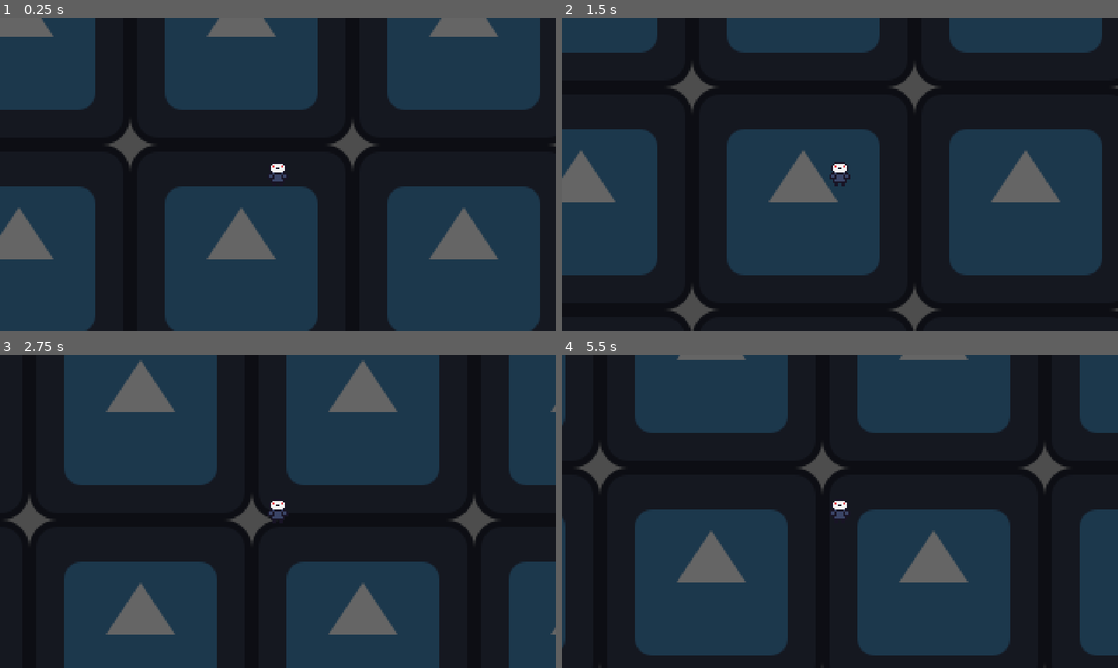
Above: before the commit, frames 1-4 (two rows, left to right).
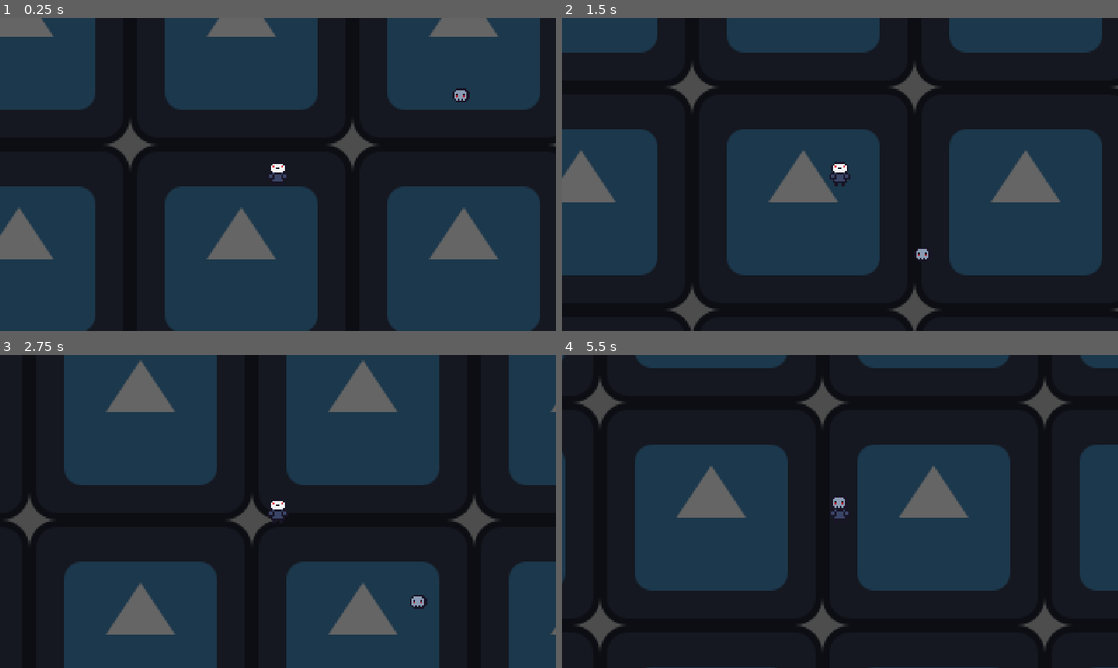
Above: after the commit, the same moments.

Repository: hanssantos02/the-under-forge
Game: Godot game, scene res://scenes/main.tscn
The game is run twice, just before and just after one commit, with the same random seed, the same clock (stepped at 60 frames per second) and the same inputs. The engine's default icon, where the game draws it, is replaced by a stand-in: a white triangle on a blue panel in a dark square.
Inputs:
- Up to frame 1 (0.25 s): no input
- Up to frame 2 (1.5 s): hold W (move_up) from 0.53 s (still down)
- Up to frame 3 (2.75 s): release W (move_up) at 2.03 s; hold A (move_left) from 2.03 s (still down)
- Up to frame 4 (5.5 s): release A (move_left) at 3.53 s; hold S (move_down) 3.53-4.28 s; hold D (move_right) 4.28-5.03 s; hold W (move_up) from 5.03 s (still down)

The runs differ from the first frame. In frame 1, 0.1% of the frame differs, in the area x 81-85%, y 22-27%; in frame 2, less than 0.1%; in frame 3, 0.1%; in frame 4, 46%, in the area x 0-100%, y 0-100%.

Commit message:
Add enemy scene with player chasing logic
- Create Enemy CharacterBody2D and custom sprite
- Add 'player' group to Player node
- Implement direction_to() logic in enemy physics process

Diff:
--- /dev/null
+++ b/scenes/enemy.tscn
@@ -0,0 +1,17 @@
+[gd_scene format=3 uid="uid://cdx7kghw88chw"]
+
+[ext_resource type="Texture2D" uid="uid://g1drn400gekt" path="res://sprites/enemy.png" id="1_7p1mj"]
+[ext_resource type="Script" uid="uid://mh1d3fhpfdbb" path="res://scripts/enemy.gd" id="1_md0e3"]
+
+[sub_resource type="RectangleShape2D" id="RectangleShape2D_6baej"]
+size = Vector2(10, 8)
+
+[node name="Enemy" type="CharacterBody2D" unique_id=106604056]
+script = ExtResource("1_md0e3")
+
+[node name="Sprite2D" type="Sprite2D" parent="." unique_id=941818271]
+texture = ExtResource("1_7p1mj")
+
+[node name="CollisionShape2D" type="CollisionShape2D" parent="." unique_id=390280680]
+position = Vector2(0, -3)
+shape = SubResource("RectangleShape2D_6baej")
--- a/scenes/main.tscn
+++ b/scenes/main.tscn
@@ -2,6 +2,7 @@
 
 [ext_resource type="Texture2D" uid="uid://dem2ydqo5iv0" path="res://icon.svg" id="1_0wfyh"]
 [ext_resource type="PackedScene" uid="uid://bus5h20b6uhui" path="res://scenes/player.tscn" id="2_sugp2"]
+[ext_resource type="PackedScene" uid="uid://cdx7kghw88chw" path="res://scenes/enemy.tscn" id="3_sugp2"]
 
 [node name="Main" type="Node2D" unique_id=1984651099]
 
@@ -15,5 +16,8 @@
 expand_mode = 1
 stretch_mode = 1
 
-[node name="Player" parent="." unique_id=1062722222 instance=ExtResource("2_sugp2")]
+[node name="Player" parent="." unique_id=1062722222 groups=["player"] instance=ExtResource("2_sugp2")]
 position = Vector2(237, 169)
+
+[node name="Enemy" parent="." unique_id=106604056 instance=ExtResource("3_sugp2")]
+position = Vector2(354, 122)
--- a/scenes/player.tscn
+++ b/scenes/player.tscn
@@ -1,7 +1,7 @@
 [gd_scene format=3 uid="uid://bus5h20b6uhui"]
 
 [ext_resource type="Texture2D" uid="uid://cmwjaje5htdd" path="res://sprites/player_idle.png" id="1_3vyb7"]
-[ext_resource type="Script" uid="uid://dfo7a6rqb8o82" path="res://scenes/scripts/player.gd" id="1_g2els"]
+[ext_resource type="Script" uid="uid://dfo7a6rqb8o82" path="res://scripts/player.gd" id="1_g2els"]
 
 [sub_resource type="RectangleShape2D" id="RectangleShape2D_6baej"]
 size = Vector2(12, 8)
--- /dev/null
+++ b/scripts/enemy.gd
@@ -0,0 +1,13 @@
+extends CharacterBody2D
+
+@export var speed: float = 50.0
+var player
+
+func _ready() -> void:
+	player = get_tree().get_first_node_in_group("player")
+
+func _physics_process(delta: float) -> void:
+	if player != null:
+		var direction = global_position.direction_to(player.global_position)
+		velocity = direction * speed
+		move_and_slide()
Not shown, added: scripts/enemy.gd.uid
Renamed: scenes/scripts/player.gd -> scripts/player.gd
Renamed: scenes/scripts/player.gd.uid -> scripts/player.gd.uid
Binary file added: sprites/enemy.png
Not shown, added: sprites/enemy.png.import
